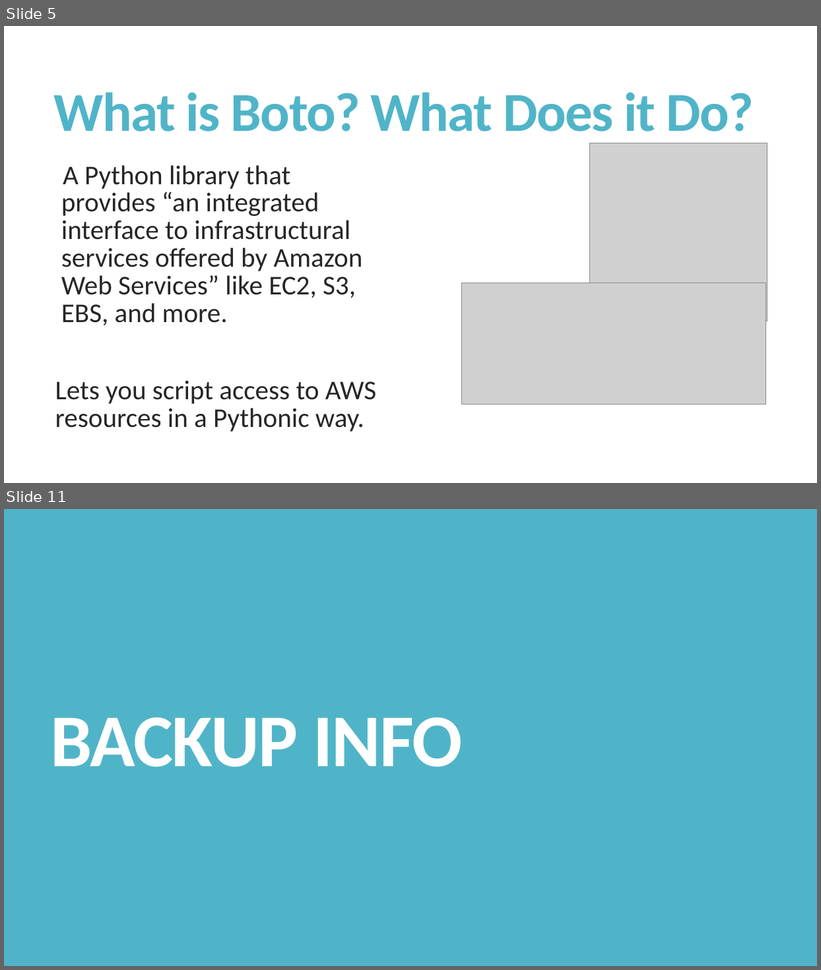
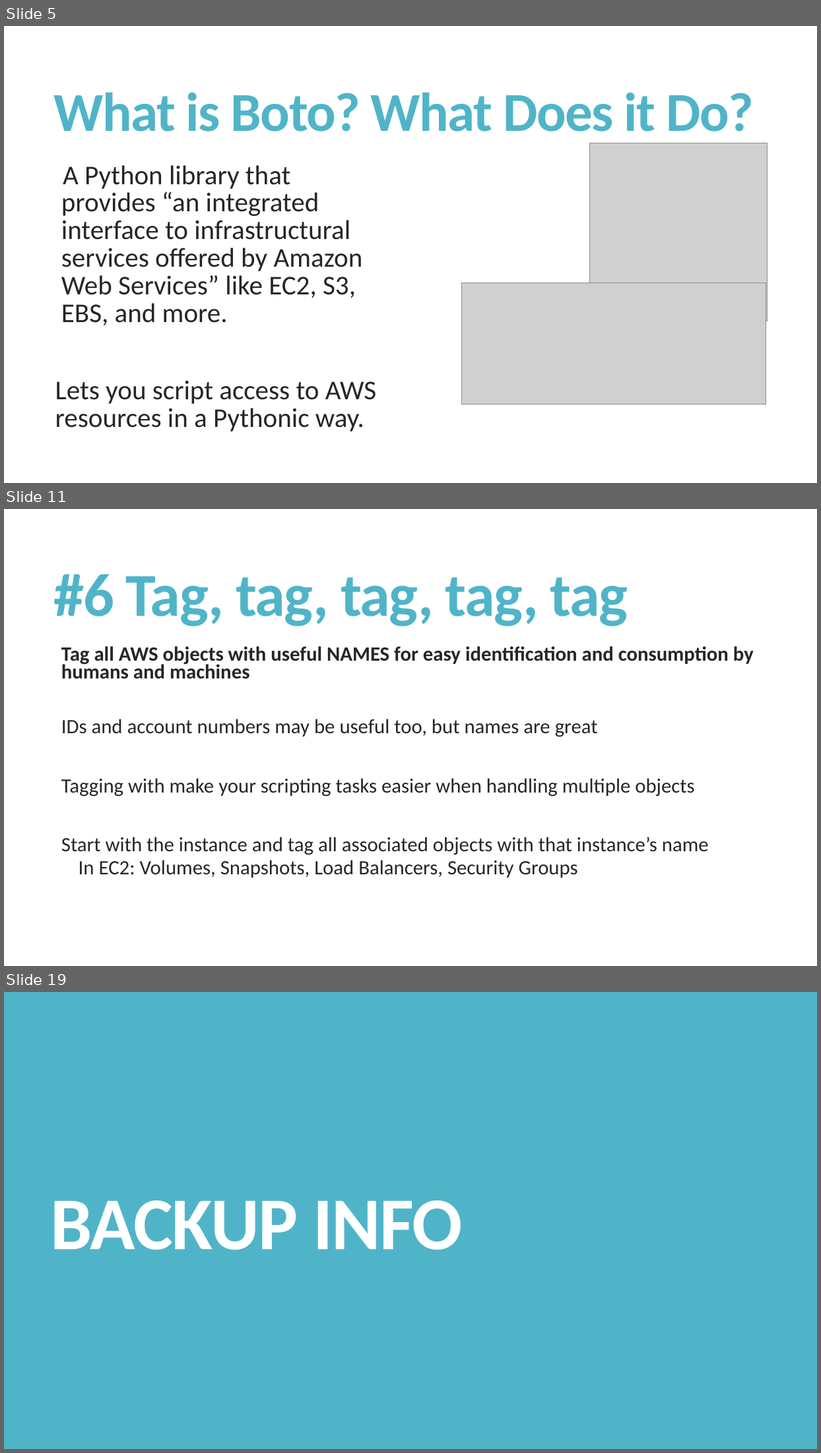
Before and after one commit to managedkaos/aws-scripts, a slide deck: Tips for Automating AWS with Python and Boto.pptx. Shown one above the other, each under a label of ours: slides 5 and 11 before the commit, slides 5, 11 and 19 after it; the slides between them are not shown. The pictures are 821x970 and 821x1453 pixels, drawn with LibreOffice and Linux fonts; fonts in the diff are those of the drawing; grey boxes stand for pictures. Boxes give left, top, right and bottom in pixels: in the first picture for what was removed or moved away, otherwise in the second. Text is boxed around its words. In the diff, an @@ line names an element or a change of style, - is before the commit and + after.

Commit message:
Added case study
Added the case study for creating a volume management script using boto.

```diff
--- a/Tips for Automating AWS with Python and Boto.pptx
+++ b/Tips for Automating AWS with Python and Boto.pptx
@@ slide 11 added at box(4, 509, 817, 966), background #FFFFFF @@
@@ title added at box(54, 574, 628, 626), 72 pt, text #50B4C8, bold @@
+#6 Tag, tag, tag, tag, tag
@@ text added at box(61, 646, 754, 878), 24 pt, text #262626 @@
+  Tag all AWS objects with useful NAMES for easy identification and consumption by humans and machines
+    IDs and account numbers may be useful too, but names are great
+  Tagging with make your scripting tasks easier when handling multiple objects
+  Start with the instance and tag all associated objects with that instance’s name
+    In EC2: Volumes, Snapshots, Load Balancers, Security Groups
@@ what was slide 11 is now slide 19 @@
```
Also in this commit, not shown: 2 slides changed, 14 other slides added, 6 slides removed.
